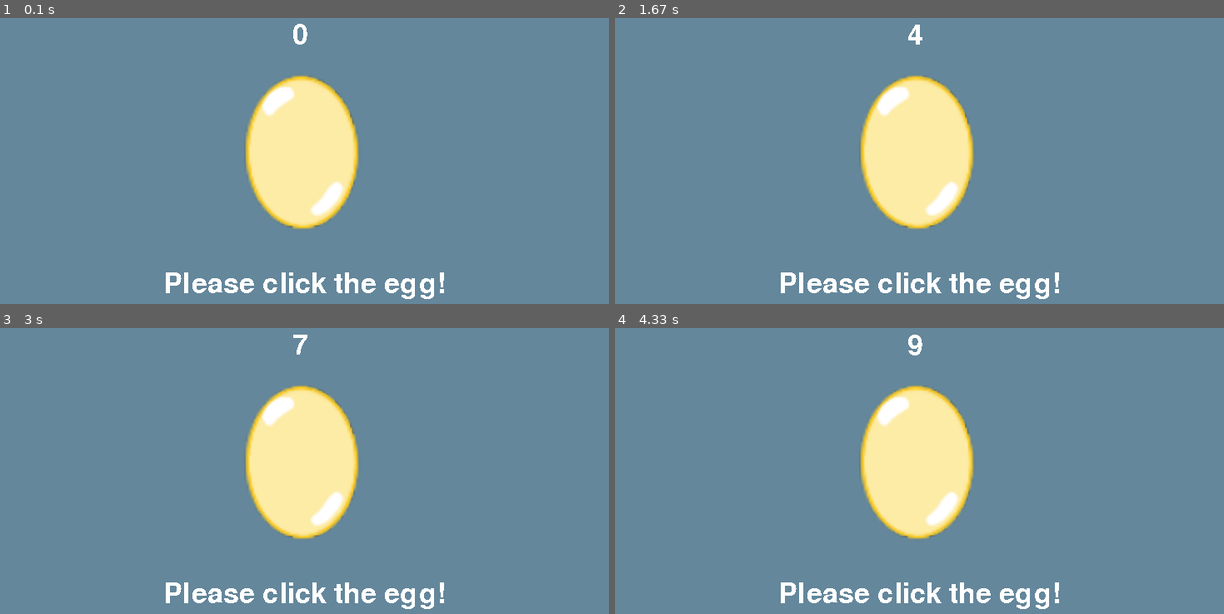
Above: before the commit, frames 1-4 (two rows, left to right).
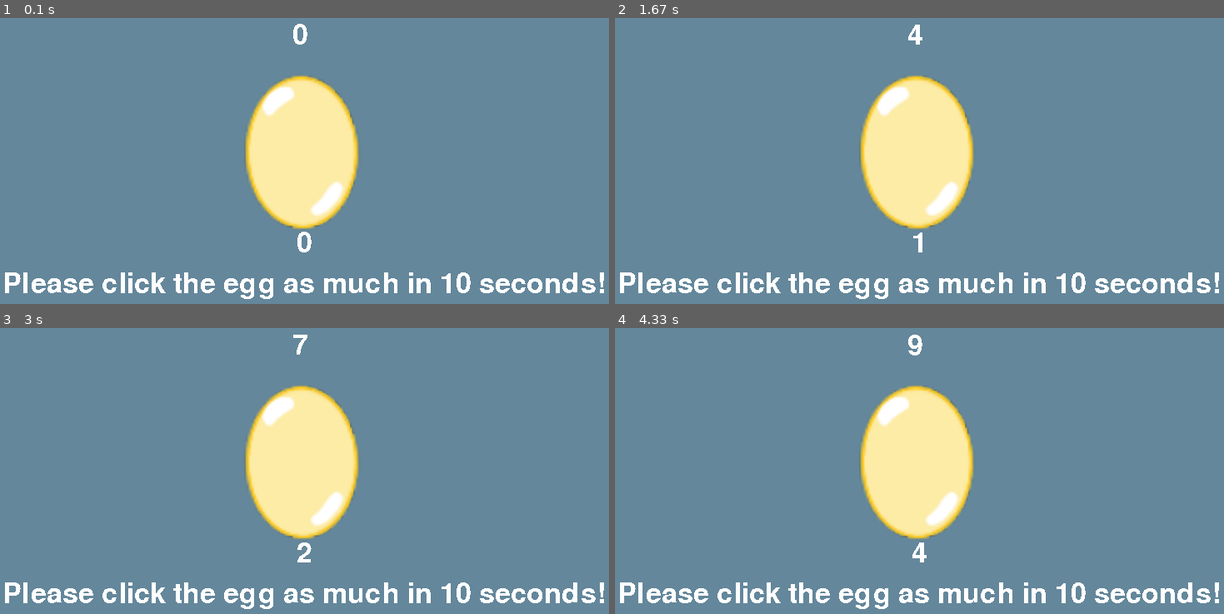
Above: after the commit, the same moments.

Repository: AJHS-Kelley/8b-ajhs-game-programming-23-24-ScullFoxx
Game: pygame game, started from gaming_excercises/08_ultimateIntroPygame/eggGame.py
Two runs of this game, one before a commit and one after it. Both use one fixed random seed, a clock stepped at 60 frames per second and the inputs below.
Inputs (mouse positions are in pixels of both pictures, inside the frame that each line leads up to):
- Up to frame 1 (0.1 s): no input
- Up to frame 2 (1.67 s): click (919, 161) at 0.38 s; click (919, 181) at 0.72 s; click (919, 161) at 1.05 s, where only the run after the commit has a clickable "1"; click (998, 189) at 1.38 s
- Up to frame 3 (3 s): click (274, 556) at 2.22 s; click (280, 413) at 2.55 s; click (207, 402) at 2.88 s
- Up to frame 4 (4.33 s): click (919, 471) at 3.22 s, where only the run after the commit has a clickable "3"; click (919, 471) at 4.05 s, where only the run after the commit has a clickable "4"

The runs differ from the first frame. In frame 1, 3.1% of the frame differs, in the area x 0-100%, y 74-99%; in frame 2, 3.0%; in frame 3, 3.0%; in frame 4, 3.0%.

Commit message:
v0.6
Trying to implement timer

Diff:
--- a/gaming_excercises/08_ultimateIntroPygame/eggGame.py
+++ b/gaming_excercises/08_ultimateIntroPygame/eggGame.py
@@ -4,12 +4,19 @@
 from sys import exit
 pygame.init()
 eggPress = 0
+startTime = 0
 
 screen = pygame.display.set_mode((800,400))
 clock = pygame.time.Clock()
 gameActive = True
 pygame.display.set_caption('Egg Clicker!')
 textFont = pygame.font.Font(None, 50)
+
+def displayTimer():
+    currentTimer = int(pygame.time.get_ticks() / 1000)
+    timerSurface = textFont.render(f'{currentTimer}', False, (255,255,255))
+    timerRectangle = timerSurface.get_rect(center = (400, 300))
+    screen.blit(timerSurface, timerRectangle)
 
 # Money/Score
 
@@ -20,7 +27,7 @@
 eggRect = eggSurface.get_rect(center = (400,200))
 
 # Game Text
-gamSurf = textFont.render('Please click the egg!', False, (255, 255, 255))
+gamSurf = textFont.render('Please click the egg as much in 10 seconds!', False, (255, 255, 255))
 gamRect = gamSurf.get_rect(center = (400, 350))
 
 # Restart
@@ -42,6 +49,7 @@
         else:
             if event.type == pygame.KEYDOWN and event.key == pygame.K_SPACE:
                 gameActive = True
+                startTime = int(pygame.time.get_ticks() / 1000)
                 eggPress = 0
 
 
@@ -49,6 +57,7 @@
     # update everything
     if gameActive:
         screen.fill((100, 135, 155))
+        displayTimer()
         screen.blit(eggSurface, eggRect)
         screen.blit(moneySurface, moneyRect)
         screen.blit(gamSurf, gamRect)
